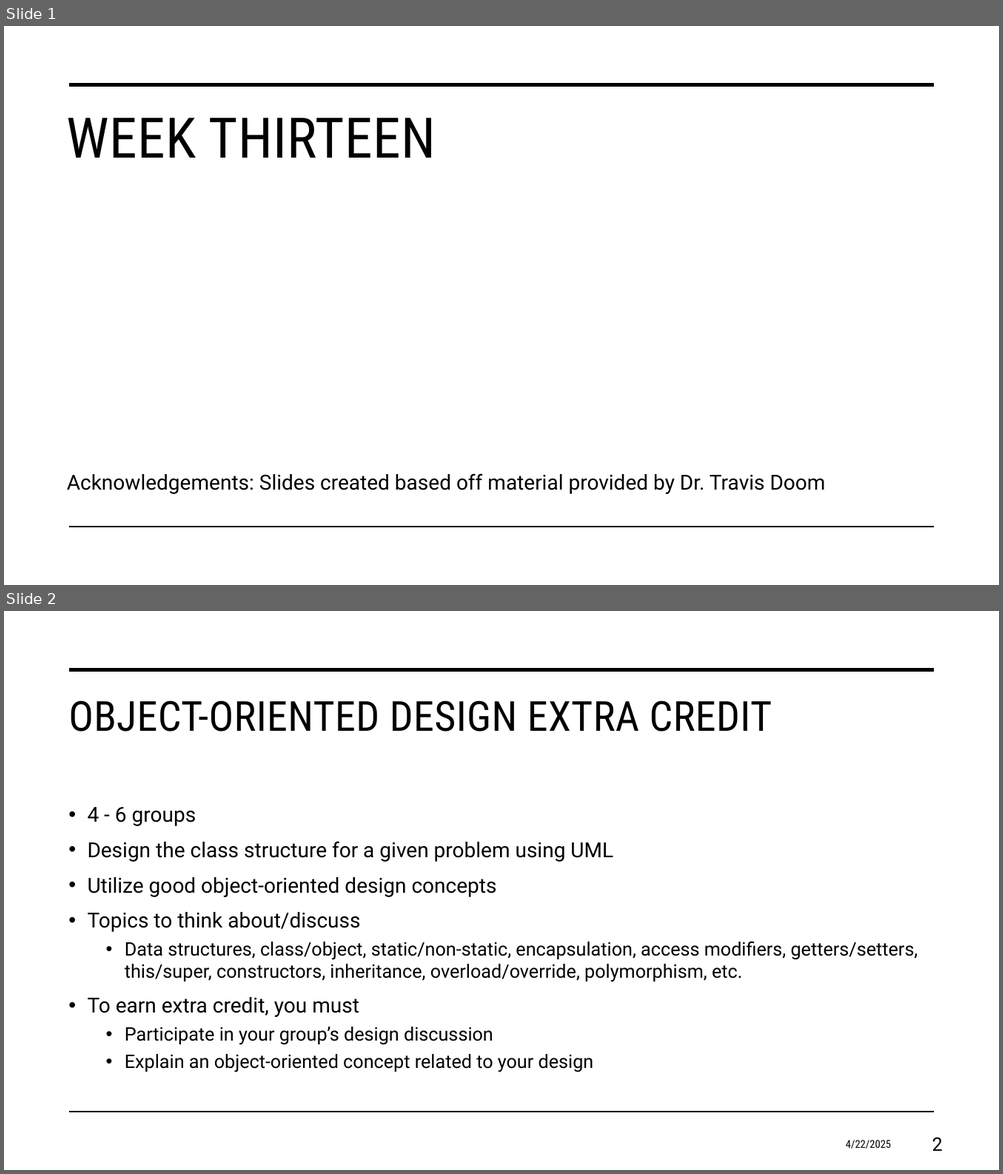
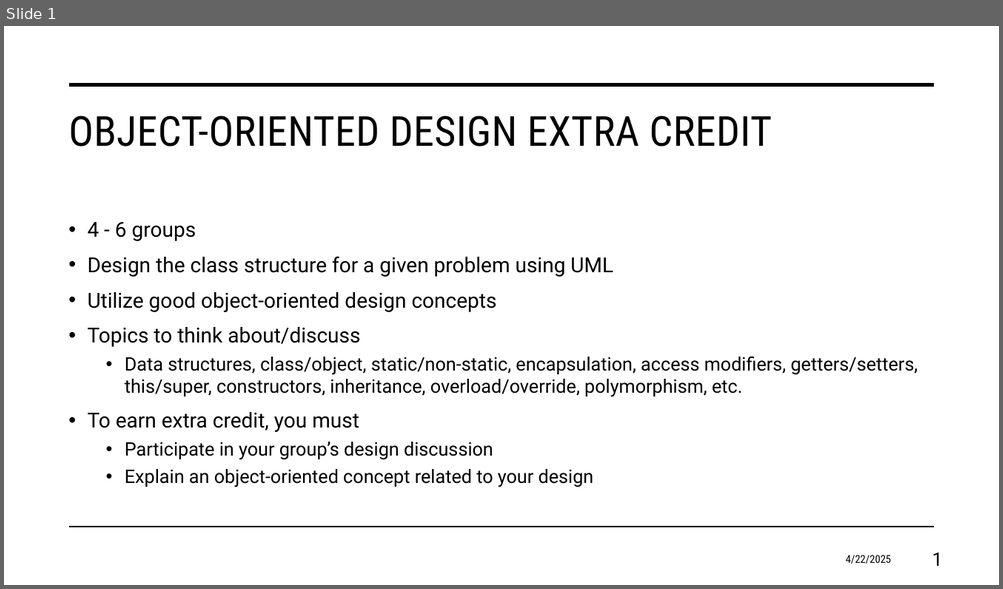
Before and after one commit to anderson79/cs1180-02_sp25, a slide deck: Week14/OOPextraCredit.pptx. Shown one above the other, each under a label of ours: slides 1 and 2 before the commit, slide 1 after it. The pictures are 1003x1174 and 1003x589 pixels, drawn with LibreOffice and Linux fonts; fonts in the diff are those of the drawing. Boxes give left, top, right and bottom in pixels: in the first picture for what was removed or moved away, otherwise in the second. Text is boxed around its words. In the diff, an @@ line names an element or a change of style, - is before the commit and + after.

```diff
--- a/Week14/OOPextraCredit.pptx
+++ b/Week14/OOPextraCredit.pptx
@@ slide 1 removed at (x1=4, y1=26, x2=999, y2=585), background #FFFFFF; not listed: 2 template elements that a slide beside it also shows @@
@@ title removed at (x1=67, y1=118, x2=435, y2=158) @@
-WEEK THIRTEEN
@@ subtitle removed at (x1=67, y1=474, x2=825, y2=494) @@
-Acknowledgements: Slides created based off material provided by Dr. Travis Doom
@@ what was slide 2 is now slide 1 @@
@@ page number at (x1=932, y1=553, x2=942, y2=566): text changed @@
-2
+1
```
Also in this commit, not shown: 5 slides changed.
